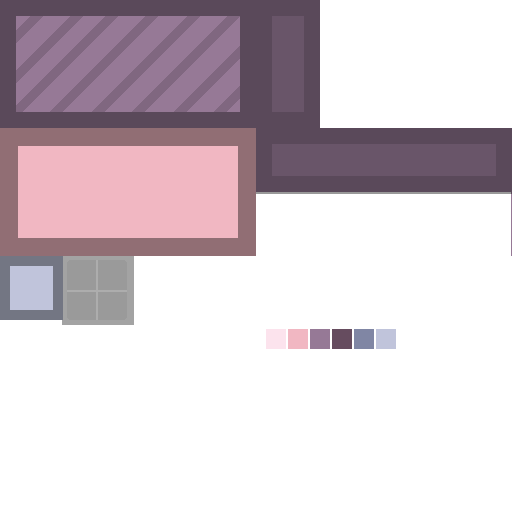
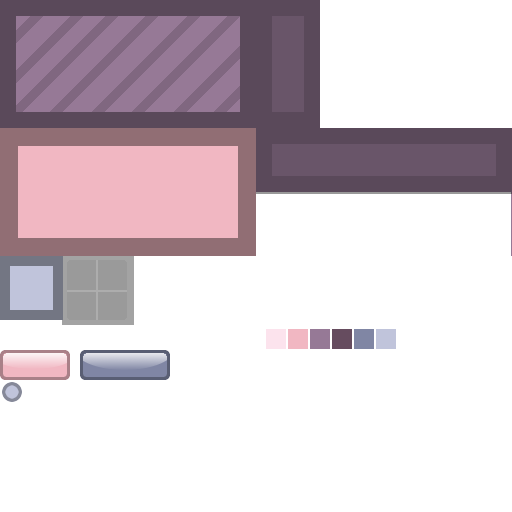
Before/after of a 512px x 512px layered artwork. What changed in the layer stack:
added layer "Ebene #10" above "Ebene #6" over box(0, 350, 170, 402)
